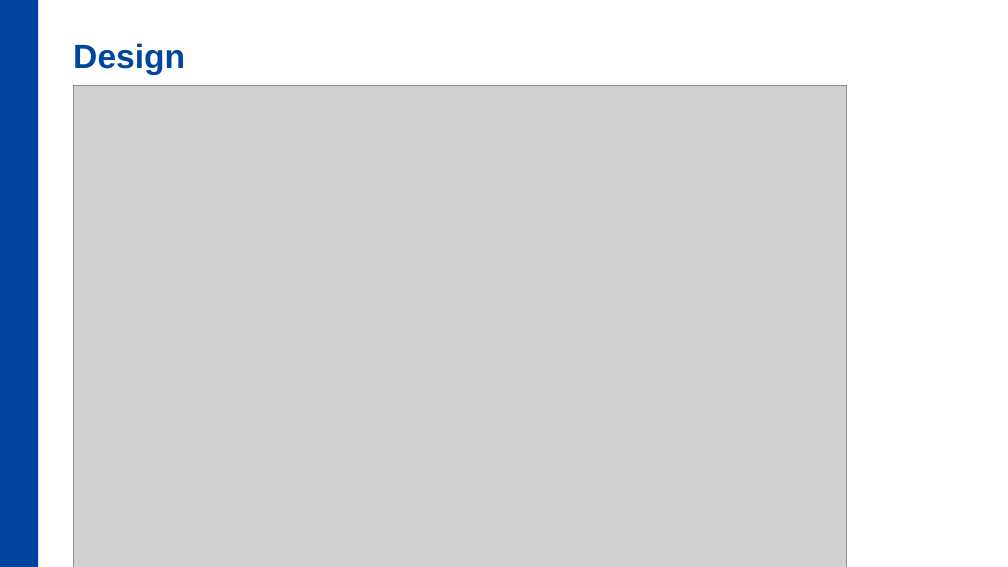
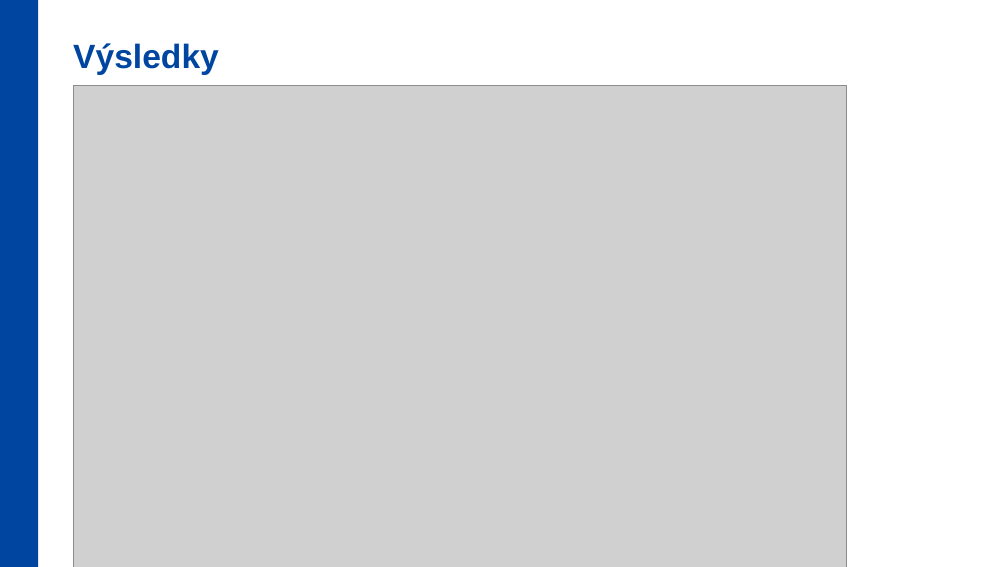
Before and after one commit to Zd3n1/BP2024, a slide deck: slide 6 of Prezentace.pptx. Drawn at 1008x567 pixels with LibreOffice and Linux fonts; fonts in the diff are those of the drawing; grey boxes stand for pictures; background and template pictures are left out. Boxes give left, top, right and bottom in pixels: in the first picture for what was removed or moved away, otherwise in the second. Text is boxed around its words. In the diff, an @@ line names an element or a change of style, - is before the commit and + after.

```diff
--- a/Prezentace.pptx
+++ b/Prezentace.pptx
@@ text at [73, 43, 219, 75]: text changed @@
-Design
+Výsledky
```
Also in this commit, not shown: 3 other slides changed, 1 other file.
